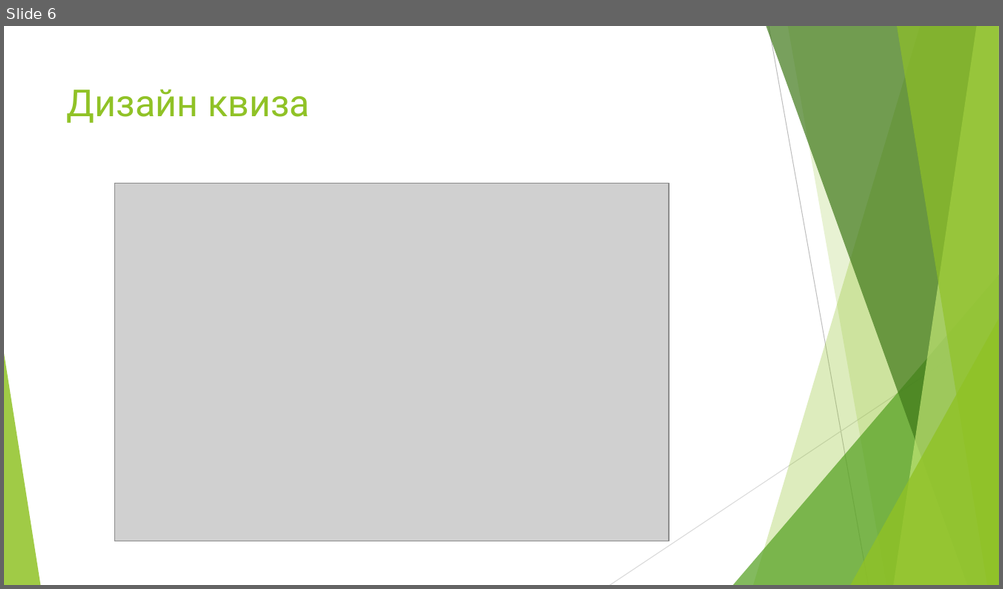
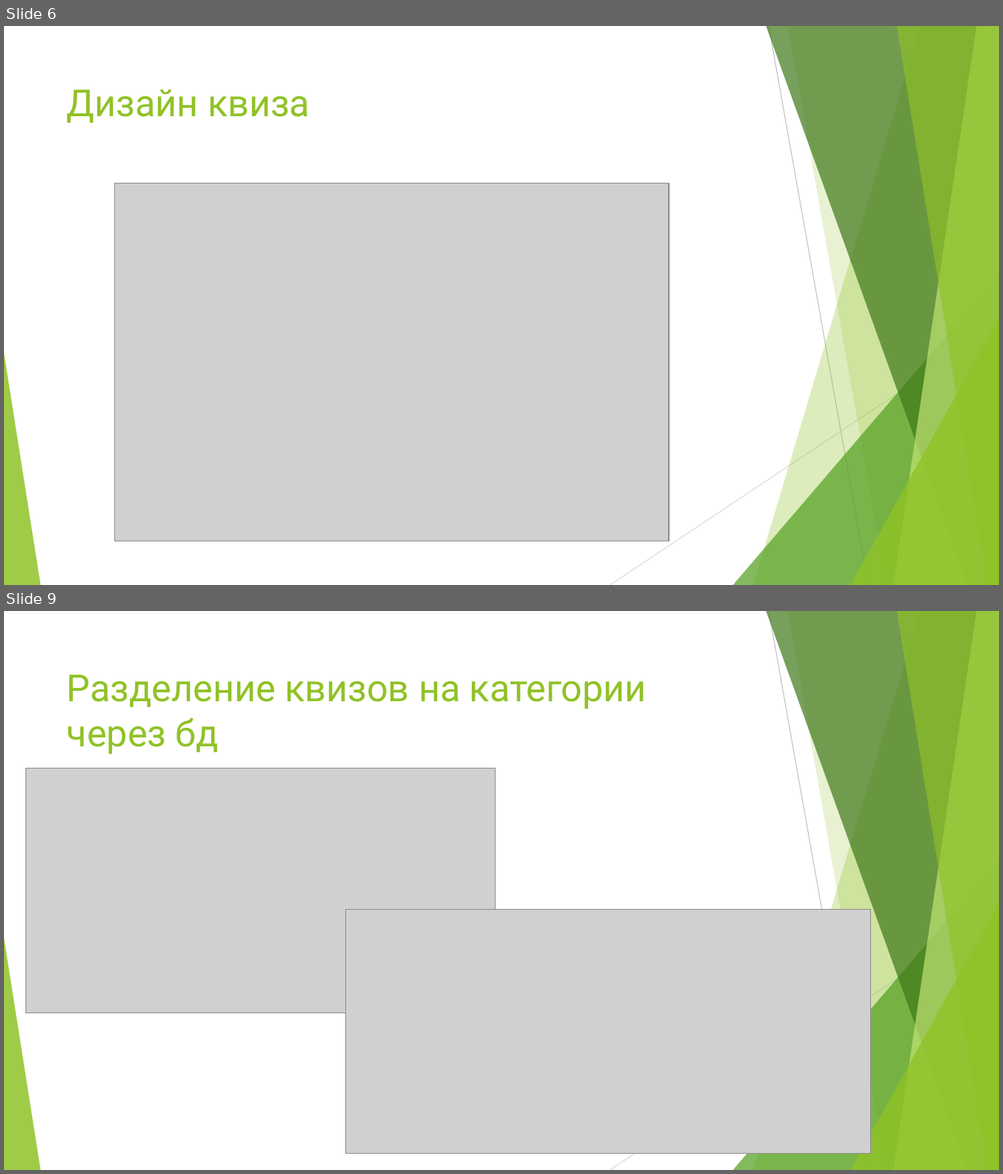
Before and after one commit to Me11ad/biblos.inc-project, a slide deck: Реквизит/Презентация.pptx. Shown one above the other, each under a label of ours: slide 6 before the commit, slides 6 and 9 after it; the slides between them are not shown. The pictures are 1003x589 and 1003x1174 pixels, drawn with LibreOffice and Linux fonts; fonts in the diff are those of the drawing; grey boxes stand for pictures. Boxes give left, top, right and bottom in pixels: in the first picture for what was removed or moved away, otherwise in the second. Text is boxed around its words. In the diff, an @@ line names an element or a change of style, - is before the commit and + after.

```diff
--- a/Реквизит/Презентация.pptx
+++ b/Реквизит/Презентация.pptx
@@ slide 9 added at <box>4,611,999,1170</box>, background #FFFFFF; not listed: 10 template elements that a slide beside it also shows @@
@@ title added at <box>67,675,646,755</box>, 36 pt, text #90C226 @@
+Разделение квизов на категории через бд
@@ picture added at <box>25,769,495,1013</box> @@
@@ picture added at <box>346,909,871,1154</box> @@
```
Also in this commit, not shown: 4 slides changed, 4 other slides added, 2 slides removed.
